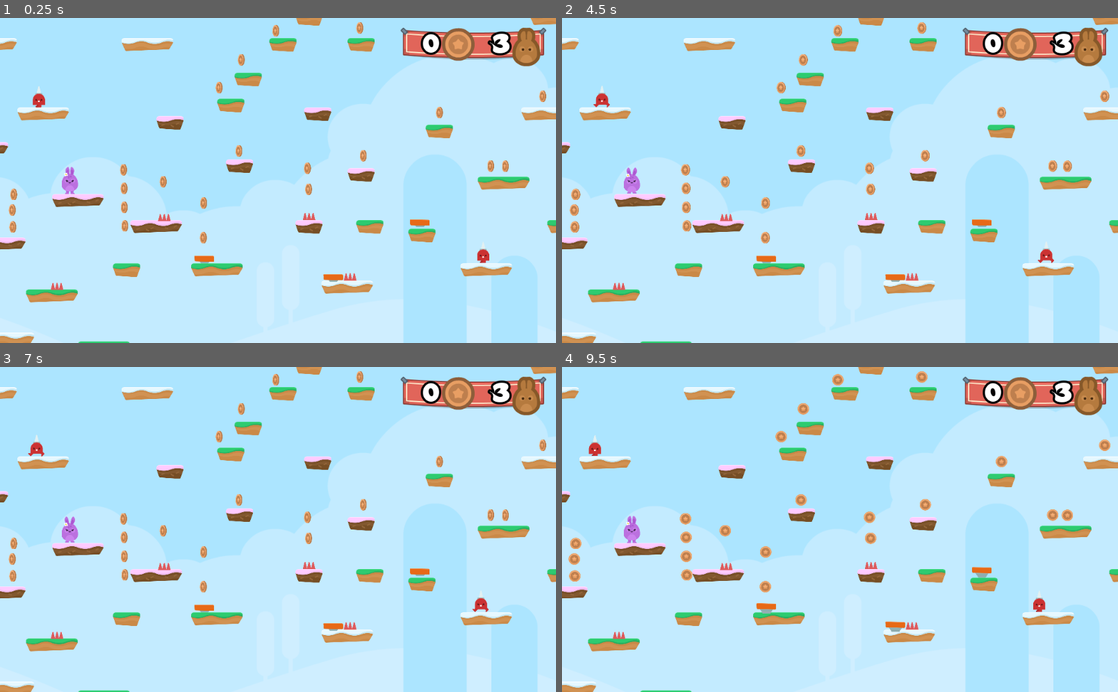
Above: before the commit, frames 1-4 (two rows, left to right).
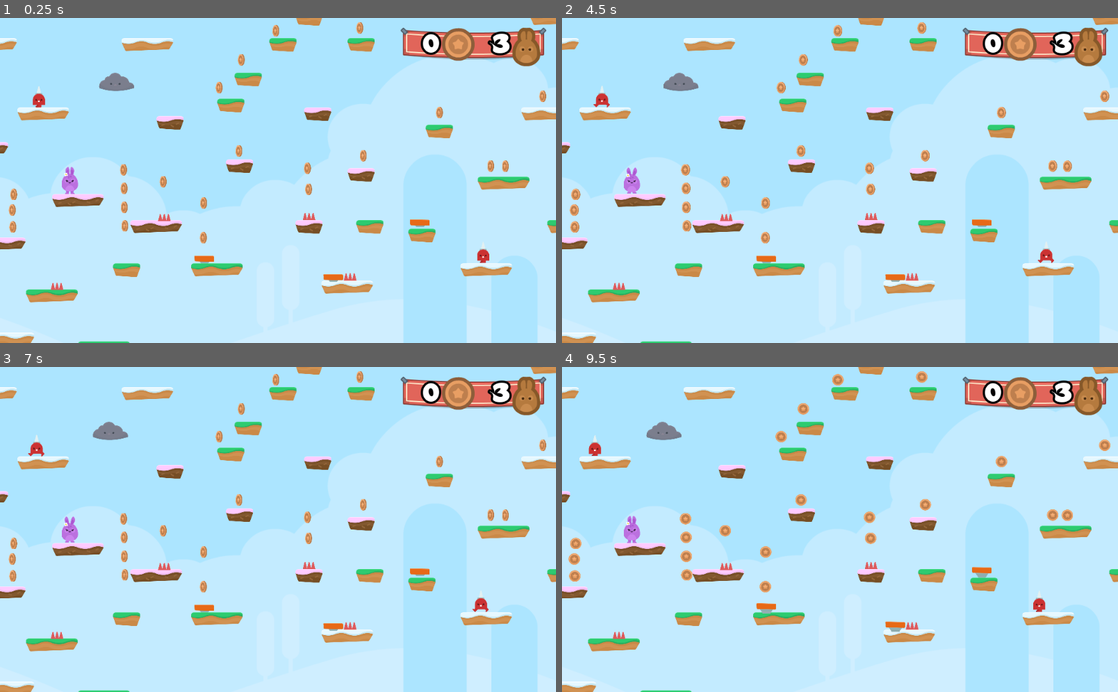
Above: after the commit, the same moments.

Repository: sandoche/Godot-learning-udemy
Game: Godot game, scene res://Levels/Level1.tscn
Two runs of this game, one before a commit and one after it. Both use one fixed random seed, a clock stepped at 60 frames per second and the inputs below.
Inputs (mouse positions are in pixels of both pictures, inside the frame that each line leads up to):
- Up to frame 1 (0.25 s): no input
- Up to frame 2 (4.5 s): hold D (right) 0.53-2.03 s; tap Z (jump) at 0.77, 1.52, 3.02, 3.77 s; hold Q (left) 2.03-2.78 s; hold D (right) 2.78-4.25 s; click (751, 226) at 4.25 s
- Up to frame 3 (7 s): hold Q (left) 5.03-5.78 s; tap Z (jump) at 5.27 s; hold D (right) 5.78-6.5 s; click (189, 575) at 6.5 s
- Up to frame 4 (9.5 s): hold Q (left) 7.28-8.75 s; tap Z (jump) at 7.52, 8.27 s; click (751, 575) at 8.75 s

The runs differ from the first frame. In frame 1, 0.2% of the frame differs, in the area x 17-25%, y 16-23%; in frame 2, 0.2%; in frame 3, 0.2%, in the area x 16-24%, y 16-23%; in frame 4, 0.2%.

Commit message:
:construction: Lightning class created

Diff:
--- a/HoppyDays/Levels/Level1.tscn
+++ b/HoppyDays/Levels/Level1.tscn
@@ -9,6 +9,7 @@
 [ext_resource path="res://GUI/GUI.tscn" type="PackedScene" id=7]
 [ext_resource path="res://Items/Coin.tscn" type="PackedScene" id=8]
 [ext_resource path="res://NPCs/Spikeman.tscn" type="PackedScene" id=9]
+[ext_resource path="res://NPCs/Cloud.tscn" type="PackedScene" id=10]
 
 [node name="Level1" type="Node2D"]
 script = ExtResource( 6 )
@@ -161,3 +162,6 @@
 position = Vector2( 4990.01, 942.236 )
 
 [node name="Spikeman" parent="NPCs/SpikemanContainer4" instance=ExtResource( 9 )]
+
+[node name="Cloud" parent="NPCs" instance=ExtResource( 10 )]
+position = Vector2( 922.28, -380.976 )
--- a/HoppyDays/NPCs/Cloud.tscn
+++ b/HoppyDays/NPCs/Cloud.tscn
@@ -23,6 +23,7 @@
 [node name="Cloud" type="Node2D"]
 
 [node name="Sprite" type="Sprite" parent="."]
+modulate = Color( 0.545098, 0.52549, 0.584314, 1 )
 texture = ExtResource( 1 )
 
 [node name="Timer" type="Timer" parent="Sprite"]
--- /dev/null
+++ b/HoppyDays/NPCs/Lightning.tscn
@@ -0,0 +1,33 @@
+[gd_scene load_steps=5 format=2]
+
+[ext_resource path="res://GFX/Particles/lighting_blue.png" type="Texture" id=1]
+[ext_resource path="res://GFX/Particles/lighting_yellow.png" type="Texture" id=2]
+
+[sub_resource type="SpriteFrames" id=1]
+animations = [ {
+"frames": [ ExtResource( 1 ), ExtResource( 2 ) ],
+"loop": true,
+"name": "flash",
+"speed": 5.0
+} ]
+
+[sub_resource type="RectangleShape2D" id=2]
+extents = Vector2( 27.3614, 57.9996 )
+
+[node name="Lightning" type="Node2D"]
+
+[node name="Area2D" type="Area2D" parent="."]
+collision_layer = 4
+collision_mask = 3
+
+[node name="AnimatedSprite" type="AnimatedSprite" parent="Area2D"]
+frames = SubResource( 1 )
+animation = "flash"
+playing = true
+
+[node name="CollisionShape2D" type="CollisionShape2D" parent="Area2D"]
+visible = false
+position = Vector2( -0.396851, -0.396851 )
+shape = SubResource( 2 )
+
+[node name="VisibilityNotifier2D" type="VisibilityNotifier2D" parent="Area2D"]
Not shown: 1 places in HoppyDays/Levels/Level1.tscn that only renumber resources
